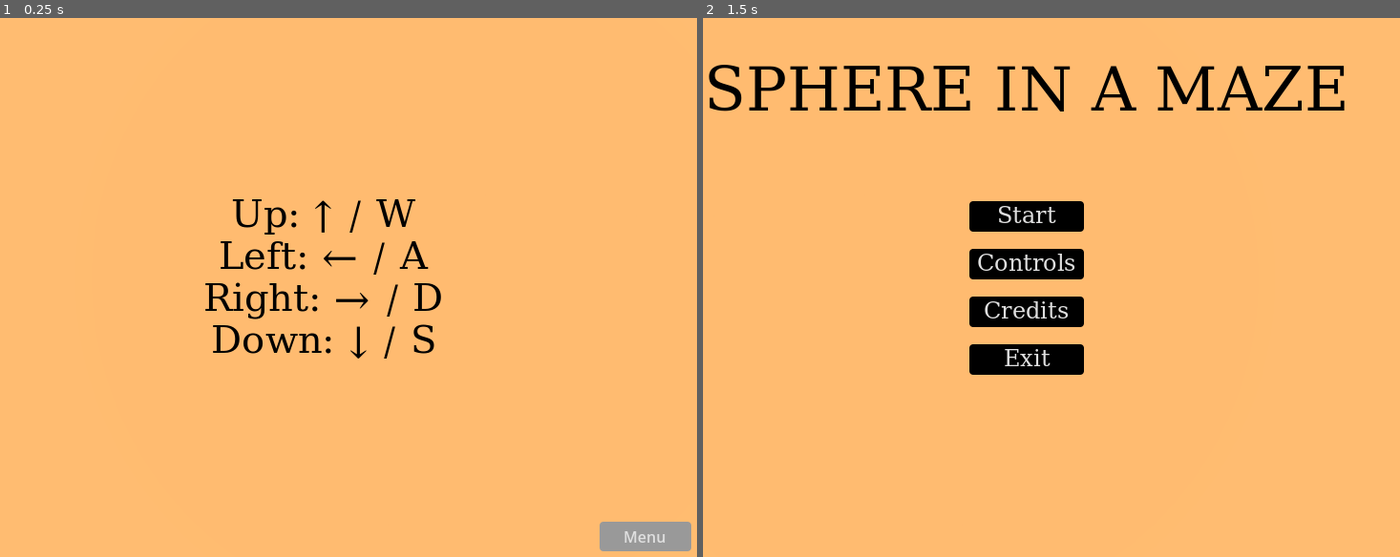
Above: before the commit, frames 1-2 (left to right).
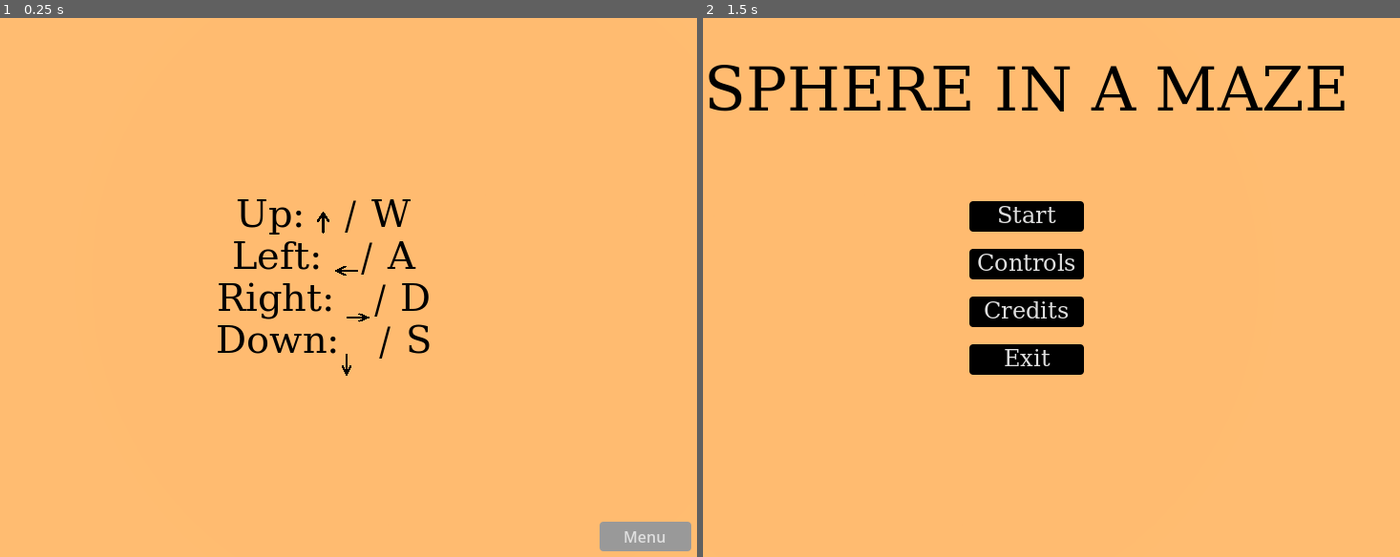
Above: after the commit, the same moments.

Repository: tautminas/sphere-in-a-maze
Game: Godot game, scene res://Menu/controls.tscn
Same seed, same stepped clock (60 frames per second), same inputs: the game is played once before the commit and once after it. This scene is started directly instead of the project's main scene.
Inputs:
- Up to frame 1 (0.25 s): no input
- Up to frame 2 (1.5 s): tap Enter at 0.5 s; hold Right (right) 0.53-1.25 s; tap Space (jump) at 0.77 s; click "Menu" at 1.25 s

The runs differ from the first frame. In frame 1, 2.4% of the frame differs, in the area x 29-64%, y 33-67%; in frame 2, nothing differs.

Commit message:
Add svg images instead of text for web version

Diff:
--- a/Menu/controls.tscn
+++ b/Menu/controls.tscn
@@ -1,7 +1,11 @@
-[gd_scene load_steps=6 format=3 uid="uid://dm50d1quf53qc"]
+[gd_scene load_steps=10 format=3 uid="uid://dm50d1quf53qc"]
 
 [ext_resource type="Script" path="res://Menu/controls.gd" id="1_trj6f"]
 [ext_resource type="Texture2D" uid="uid://yxbr0ghdt4ys" path="res://Menu/background.png" id="2_yrn6f"]
+[ext_resource type="Texture2D" uid="uid://qsdtqwl82us" path="res://arrow-up.svg" id="3_wb60y"]
+[ext_resource type="Texture2D" uid="uid://bqvchol65r35m" path="res://arrow-down.svg" id="4_g2bei"]
+[ext_resource type="Texture2D" uid="uid://bt5ff5uoubkor" path="res://arrow-left.svg" id="5_60bbx"]
+[ext_resource type="Texture2D" uid="uid://bej0sf3hqy16u" path="res://arrow-right.svg" id="6_dv8uu"]
 
 [sub_resource type="SystemFont" id="SystemFont_gqbmd"]
 font_names = PackedStringArray("Monospace")
@@ -55,12 +59,48 @@
 theme_override_colors/font_color = Color(0, 0, 0, 1)
 theme_override_fonts/font = SubResource("SystemFont_gqbmd")
 theme_override_font_sizes/font_size = 40
-text = "Up: ↑ / W
-Left: ← / A
-Right: → / D
-Down: ↓ / S"
+text = "Up:   / W
+Left:   / A
+Right:   / D
+Down:   / S"
 horizontal_alignment = 1
 vertical_alignment = 1
+
+[node name="ArrowUp" type="TextureRect" parent="MarginContainer/Label"]
+layout_mode = 0
+offset_left = 381.0
+offset_top = 14.0
+offset_right = 394.0
+offset_bottom = 41.0
+texture = ExtResource("3_wb60y")
+expand_mode = 1
+
+[node name="ArrowDown" type="TextureRect" parent="MarginContainer/Label"]
+layout_mode = 0
+offset_left = 407.0
+offset_top = 163.0
+offset_right = 417.0
+offset_bottom = 190.0
+texture = ExtResource("4_g2bei")
+expand_mode = 1
+
+[node name="ArrowLeft" type="TextureRect" parent="MarginContainer/Label"]
+layout_mode = 0
+offset_left = 400.0
+offset_top = 71.0
+offset_right = 424.0
+offset_bottom = 85.0
+texture = ExtResource("5_60bbx")
+expand_mode = 1
+
+[node name="ArrowRight" type="TextureRect" parent="MarginContainer/Label"]
+layout_mode = 0
+offset_left = 412.0
+offset_top = 121.0
+offset_right = 436.0
+offset_bottom = 133.0
+texture = ExtResource("6_dv8uu")
+expand_mode = 1
 
 [node name="MenuButton" type="Button" parent="."]
 layout_mode = 1
--- /dev/null
+++ b/arrow-down.svg
@@ -0,0 +1 @@
+<svg xmlns="http://www.w3.org/2000/svg" viewBox="0 0 384 512"><!--!Font Awesome Free 6.5.2 by @fontawesome - https://fontawesome.com License - https://fontawesome.com/license/free Copyright 2024 Fonticons, Inc.--><path d="M169.4 470.6c12.5 12.5 32.8 12.5 45.3 0l160-160c12.5-12.5 12.5-32.8 0-45.3s-32.8-12.5-45.3 0L224 370.8 224 64c0-17.7-14.3-32-32-32s-32 14.3-32 32l0 306.7L54.6 265.4c-12.5-12.5-32.8-12.5-45.3 0s-12.5 32.8 0 45.3l160 160z"/></svg>
--- /dev/null
+++ b/arrow-left.svg
@@ -0,0 +1 @@
+<svg xmlns="http://www.w3.org/2000/svg" viewBox="0 0 448 512"><!--!Font Awesome Free 6.5.2 by @fontawesome - https://fontawesome.com License - https://fontawesome.com/license/free Copyright 2024 Fonticons, Inc.--><path d="M9.4 233.4c-12.5 12.5-12.5 32.8 0 45.3l160 160c12.5 12.5 32.8 12.5 45.3 0s12.5-32.8 0-45.3L109.2 288 416 288c17.7 0 32-14.3 32-32s-14.3-32-32-32l-306.7 0L214.6 118.6c12.5-12.5 12.5-32.8 0-45.3s-32.8-12.5-45.3 0l-160 160z"/></svg>
--- /dev/null
+++ b/arrow-right.svg
@@ -0,0 +1 @@
+<svg xmlns="http://www.w3.org/2000/svg" viewBox="0 0 448 512"><!--!Font Awesome Free 6.5.2 by @fontawesome - https://fontawesome.com License - https://fontawesome.com/license/free Copyright 2024 Fonticons, Inc.--><path d="M438.6 278.6c12.5-12.5 12.5-32.8 0-45.3l-160-160c-12.5-12.5-32.8-12.5-45.3 0s-12.5 32.8 0 45.3L338.8 224 32 224c-17.7 0-32 14.3-32 32s14.3 32 32 32l306.7 0L233.4 393.4c-12.5 12.5-12.5 32.8 0 45.3s32.8 12.5 45.3 0l160-160z"/></svg>
--- /dev/null
+++ b/arrow-up.svg
@@ -0,0 +1 @@
+<svg xmlns="http://www.w3.org/2000/svg" viewBox="0 0 384 512"><!--!Font Awesome Free 6.5.2 by @fontawesome - https://fontawesome.com License - https://fontawesome.com/license/free Copyright 2024 Fonticons, Inc.--><path d="M214.6 41.4c-12.5-12.5-32.8-12.5-45.3 0l-160 160c-12.5 12.5-12.5 32.8 0 45.3s32.8 12.5 45.3 0L160 141.2V448c0 17.7 14.3 32 32 32s32-14.3 32-32V141.2L329.4 246.6c12.5 12.5 32.8 12.5 45.3 0s12.5-32.8 0-45.3l-160-160z"/></svg>
Not shown, added: arrow-down.svg.import
Not shown, added: arrow-left.svg.import
Not shown, added: arrow-right.svg.import
Not shown, added: arrow-up.svg.import
